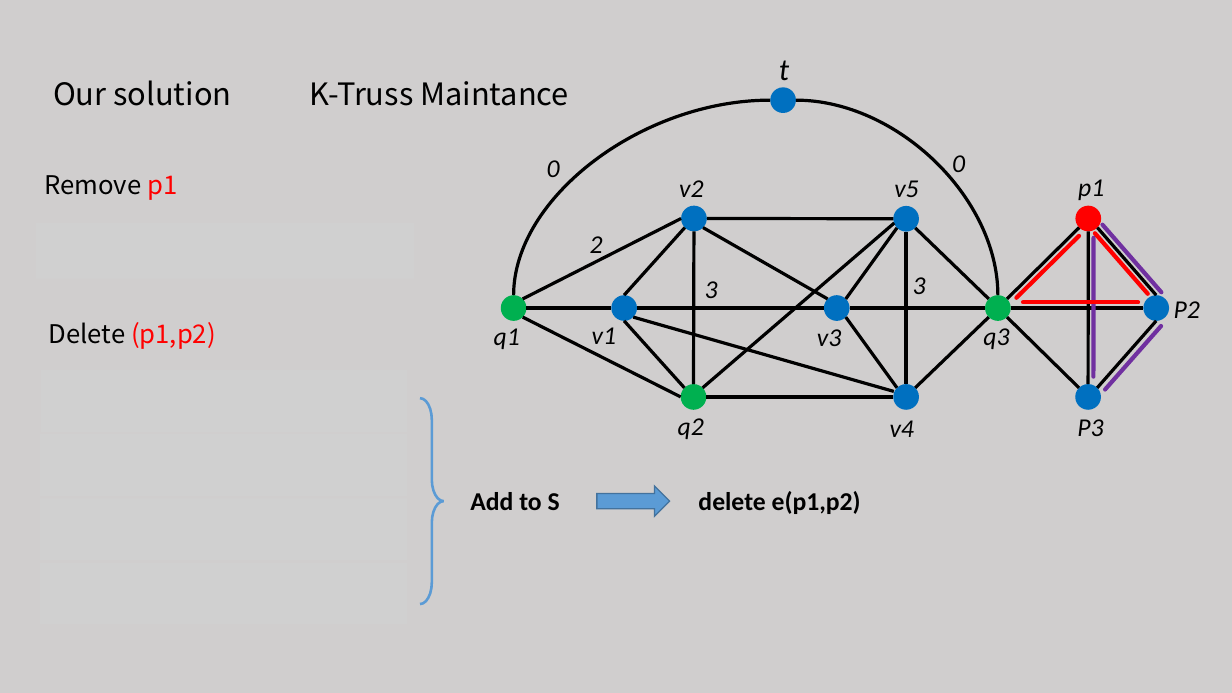
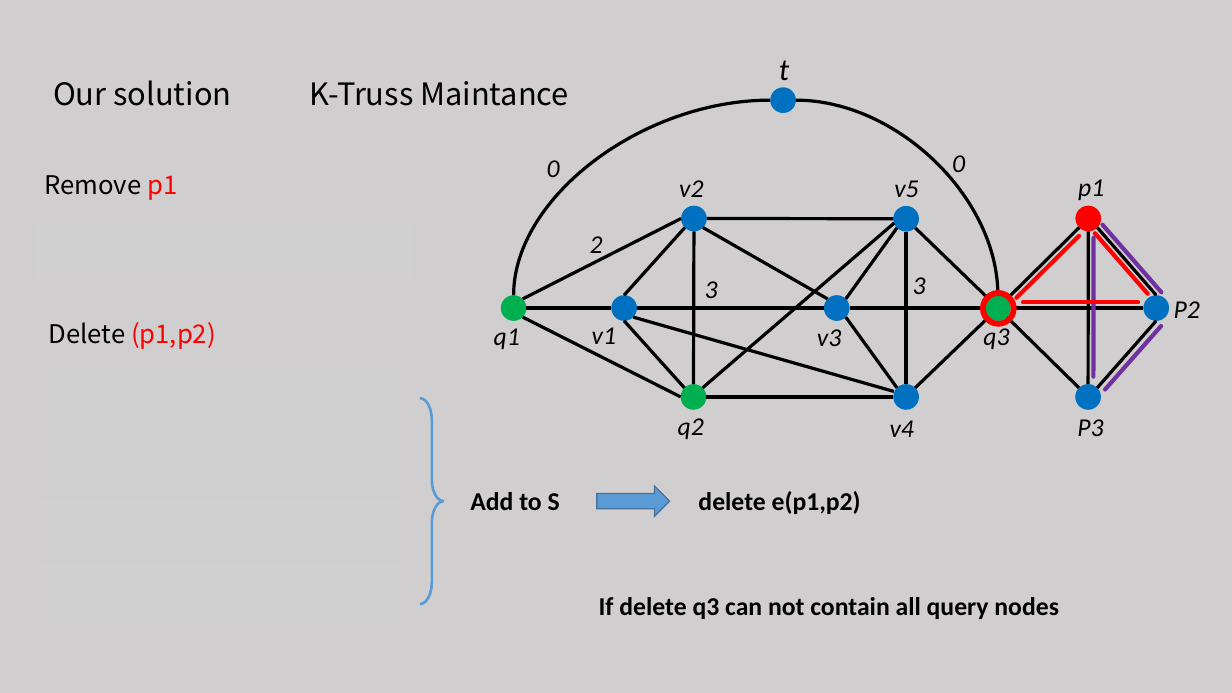
Before and after one commit to tianzhuwei/PPT, a slide deck: slide 12 of Approximate Closest Community Search in Networks.pptx. Drawn at 1232x693 pixels with LibreOffice and Linux fonts; fonts in the diff are those of the drawing; grey boxes stand for pictures. Boxes give left, top, right and bottom in pixels: in the first picture for what was removed or moved away, otherwise in the second. Text is boxed around its words. In the diff, an @@ line names an element or a change of style, - is before the commit and + after.

```diff
--- a/Approximate Closest Community Search in Networks.pptx
+++ b/Approximate Closest Community Search in Networks.pptx
@@ ellipse added at box(983, 293, 1014, 323), outline #FF0000 4.5 pt @@
@@ text added at box(599, 597, 1059, 619), 20 pt, text #000000, bold @@
+If delete q3 can not contain all query nodes
```
Also in this commit, not shown: 9 other slides changed, 1 slide added, 2 slides removed.
